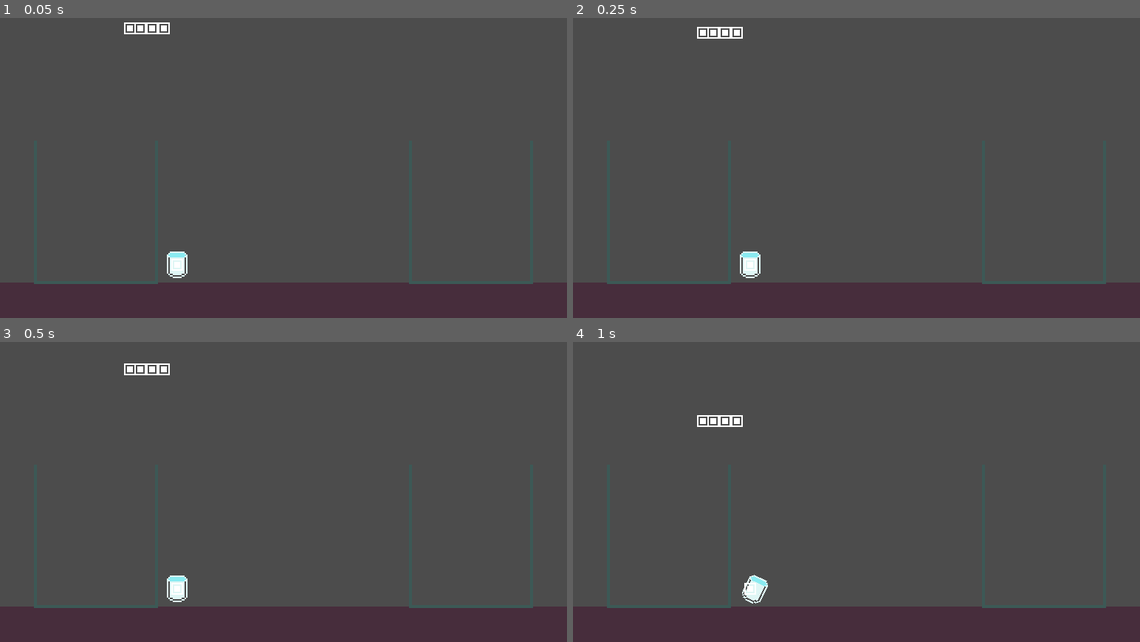
Above: before the commit, frames 1-4 (two rows, left to right).
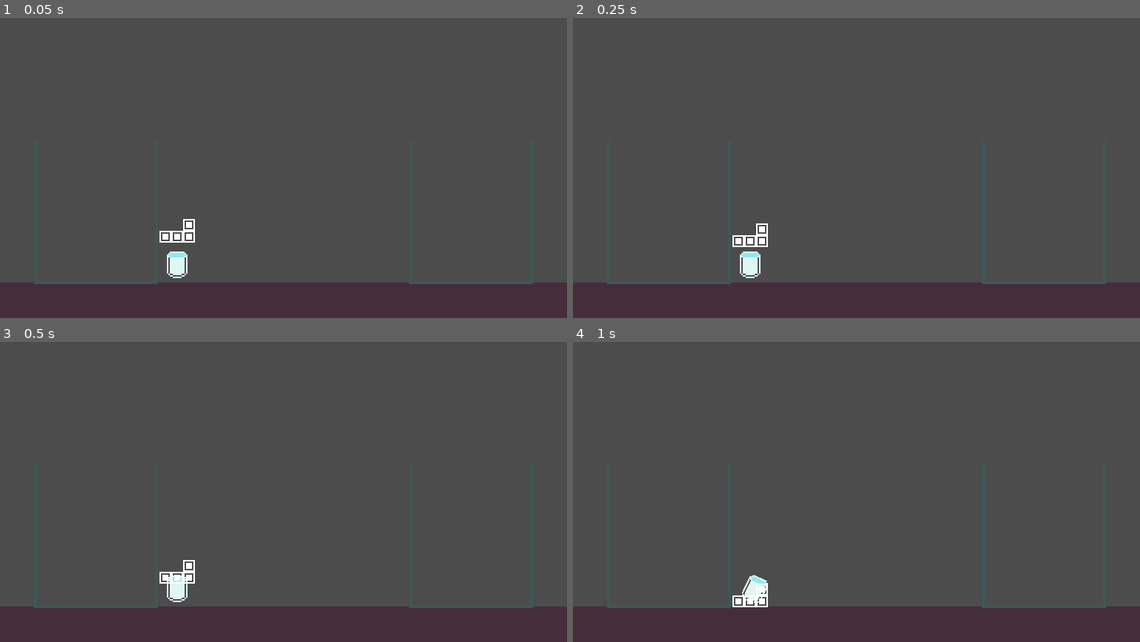
Above: after the commit, the same moments.

Repository: ThiagoDeJesus/Godotris-duel
Game: Godot game, scene res://Levels/TestMap.tscn
The game is run twice, just before and just after one commit, with the same random seed, the same clock (stepped at 60 frames per second) and the same inputs. The project has no main scene, so this scene is started directly.
Inputs:
- Up to frame 1 (0.05 s): no input
- Up to frame 2 (0.25 s): no input
- Up to frame 3 (0.5 s): no input
- Up to frame 4 (1 s): hold D (right1) from 0.53 s (still down)

The runs differ from the first frame. In frame 1, 0.5% of the frame differs, in the area x 21-35%, y 1-85%; in frame 2, 0.5%; in frame 3, 0.5%; in frame 4, 0.5%.

Commit message:
Created scenes to peças and refined Instance Code

Diff:
--- a/Levels/TestMap.tscn
+++ b/Levels/TestMap.tscn
@@ -1,8 +1,7 @@
-[gd_scene load_steps=7 format=2]
+[gd_scene load_steps=6 format=2]
 
 [ext_resource path="res://Assets/Twotris01test.png" type="Texture" id=1]
 [ext_resource path="res://Objects/Cannon.tscn" type="PackedScene" id=2]
-[ext_resource path="res://Objects/PeçaReta.tscn" type="PackedScene" id=3]
 
 [sub_resource type="RectangleShape2D" id=1]
 extents = Vector2( 192, 12 )
@@ -65,6 +64,3 @@
 
 [node name="Cannon" parent="." instance=ExtResource( 2 )]
 position = Vector2( 120, 180 )
-
-[node name="PeçaReta" parent="." instance=ExtResource( 3 )]
-position = Vector2( 99, 20 )
--- a/Objects/Cannon.gd
+++ b/Objects/Cannon.gd
@@ -3,8 +3,11 @@
 var rot: float = 0
 var rot_speed: int = 1
 var object_on: bool = false
-var object_preloads: = [preload("res://Objects/PeçaReta.tscn"),
-preload("res://Objects/Quadrado.tscn")]
+var construction_preloads: = [preload("res://Objects/constructions/PeçaCurva.tscn"),
+preload("res://Objects/constructions/PeçaL.tscn"),
+preload("res://Objects/constructions/PeçaReta.tscn"),
+preload("res://Objects/constructions/PeçaSetas.tscn"),
+preload("res://Objects/constructions/Quadradao.tscn")]
 
 func _physics_process(delta: float) -> void:
 	cannon_rotation()
@@ -26,5 +29,7 @@
 
 func object_instance() -> void:
 	object_on = true
-	var object = object_preloads[1].instance()
-	self.add_child(object)
+	var construction = construction_preloads[1].instance()
+	var construction_pos = $SpriteCannon/MuzzleCannon.global_position
+	construction.global_position = construction_pos
+	$"../".add_child(construction)
--- /dev/null
+++ b/Objects/constructions/PeçaCurva.tscn
@@ -0,0 +1,17 @@
+[gd_scene load_steps=2 format=2]
+
+[ext_resource path="res://Objects/Quadrado.tscn" type="PackedScene" id=1]
+
+[node name="PeçaCurva" type="RigidBody2D"]
+position = Vector2( -4, 0 )
+
+[node name="Quadrado" parent="." instance=ExtResource( 1 )]
+position = Vector2( 0, -8 )
+
+[node name="Quadrado1" parent="." instance=ExtResource( 1 )]
+
+[node name="Quadrado2" parent="." instance=ExtResource( 1 )]
+position = Vector2( 8, 0 )
+
+[node name="Quadrado3" parent="." instance=ExtResource( 1 )]
+position = Vector2( 8, 8 )
--- /dev/null
+++ b/Objects/constructions/PeçaL.tscn
@@ -0,0 +1,16 @@
+[gd_scene load_steps=2 format=2]
+
+[ext_resource path="res://Objects/Quadrado.tscn" type="PackedScene" id=1]
+
+[node name="PeçaL" type="RigidBody2D"]
+
+[node name="Quadrado" parent="." instance=ExtResource( 1 )]
+
+[node name="Quadrado2" parent="." instance=ExtResource( 1 )]
+position = Vector2( 8, 0 )
+
+[node name="Quadrado3" parent="." instance=ExtResource( 1 )]
+position = Vector2( -8, 0 )
+
+[node name="Quadrado4" parent="." instance=ExtResource( 1 )]
+position = Vector2( 8, -8 )
--- /dev/null
+++ b/Objects/constructions/PeçaSetas.tscn
@@ -0,0 +1,16 @@
+[gd_scene load_steps=2 format=2]
+
+[ext_resource path="res://Objects/Quadrado.tscn" type="PackedScene" id=1]
+
+[node name="PeçaSetas" type="RigidBody2D"]
+
+[node name="Quadrado" parent="." instance=ExtResource( 1 )]
+position = Vector2( -8, 0 )
+
+[node name="Quadrado1" parent="." instance=ExtResource( 1 )]
+
+[node name="Quadrado2" parent="." instance=ExtResource( 1 )]
+position = Vector2( 8, 0 )
+
+[node name="Quadrado3" parent="." instance=ExtResource( 1 )]
+position = Vector2( 0, -8 )
--- /dev/null
+++ b/Objects/constructions/Quadradao.tscn
@@ -0,0 +1,17 @@
+[gd_scene load_steps=2 format=2]
+
+[ext_resource path="res://Objects/Quadrado.tscn" type="PackedScene" id=1]
+
+[node name="Quadradao" type="RigidBody2D"]
+position = Vector2( -4, 4 )
+
+[node name="Quadrado" parent="." instance=ExtResource( 1 )]
+position = Vector2( 0, -8 )
+
+[node name="Quadrado1" parent="." instance=ExtResource( 1 )]
+
+[node name="Quadrado2" parent="." instance=ExtResource( 1 )]
+position = Vector2( 8, -8 )
+
+[node name="Quadrado3" parent="." instance=ExtResource( 1 )]
+position = Vector2( 8, 0 )
Renamed: Objects/PeçaReta.tscn -> Objects/constructions/PeçaReta.tscn
